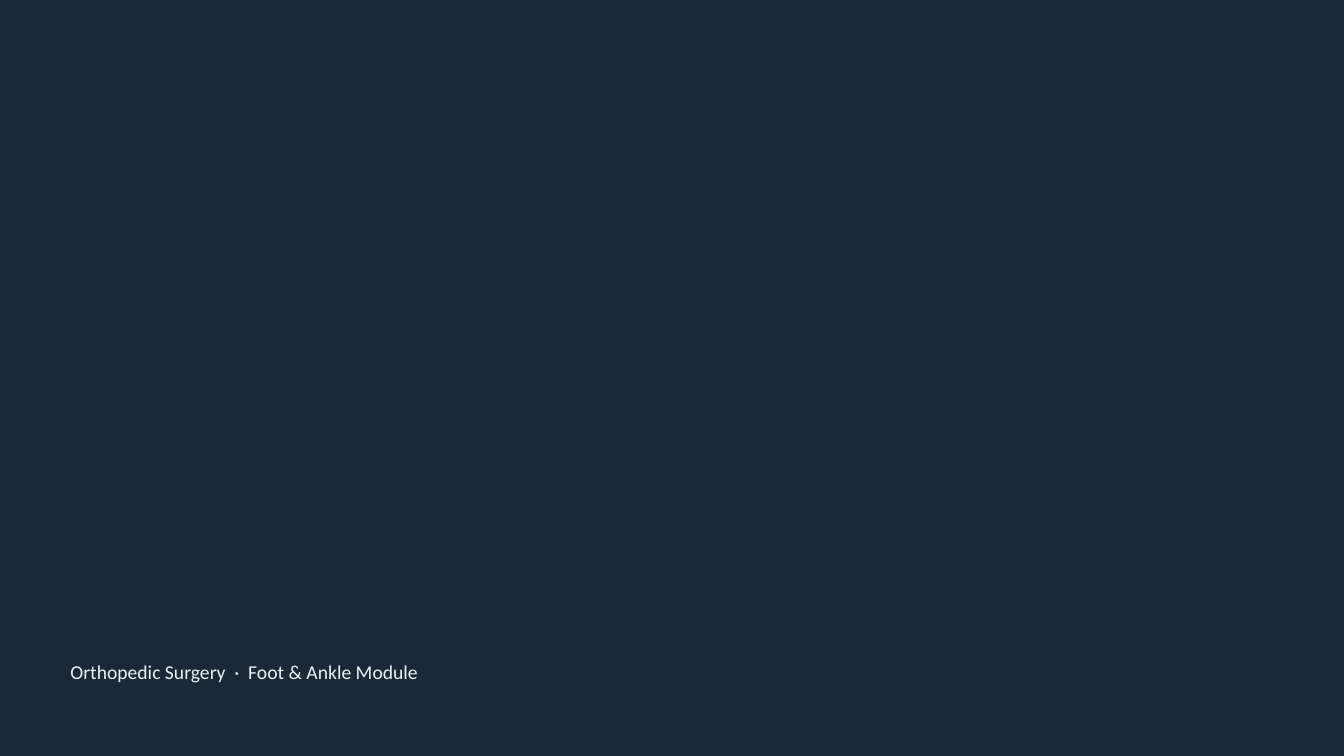
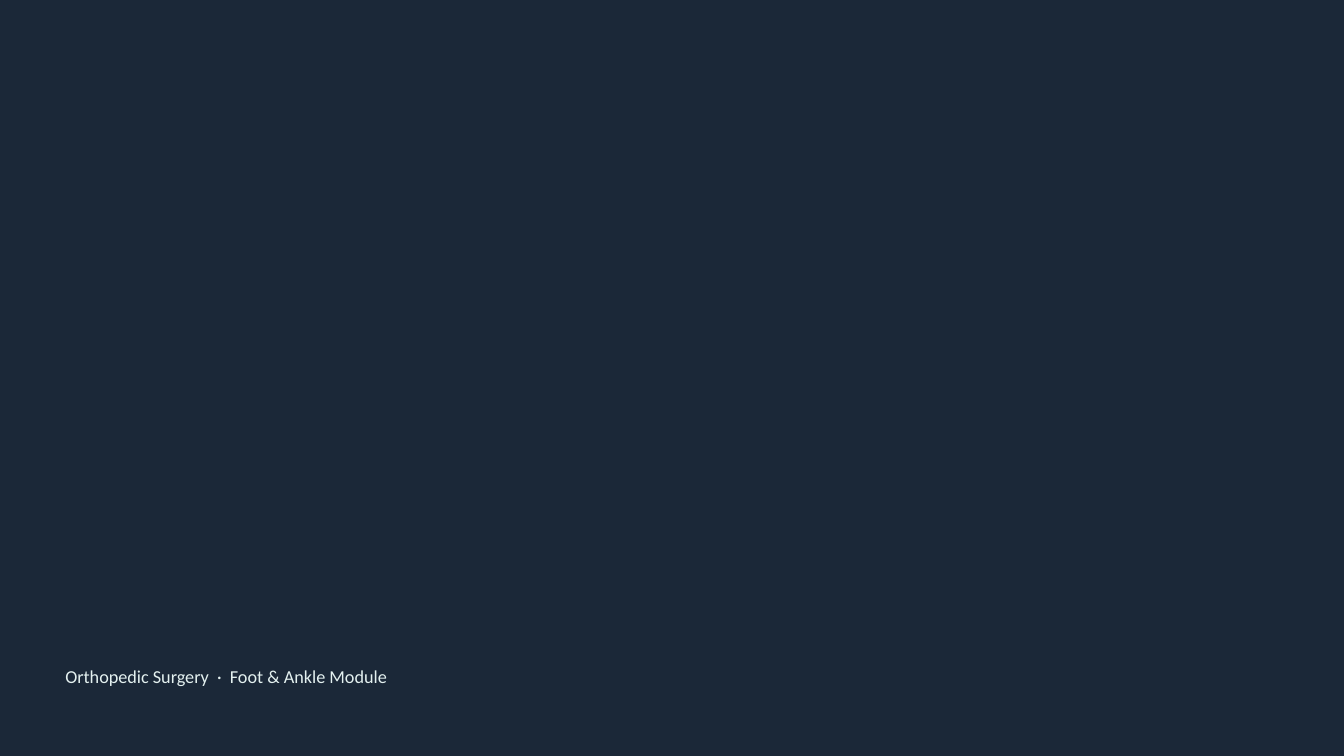
Before and after one commit to AhmedMohsen74/Ahmed-Mohsen-Mohamed, a slide deck: slide 1 of flatfoot-lecture/Flat_Foot_Kaplan_Orthopedic_Lecture.pptx. Drawn at 1344x756 pixels with LibreOffice and Linux fonts; fonts in the diff are those of the drawing; background and template pictures are left out; a plain dark background stands for a picture behind light text. Boxes give left, top, right and bottom in pixels: in the first picture for what was removed or moved away, otherwise in the second. Text is boxed around its words. In the diff, an @@ line names an element or a change of style, - is before the commit and + after.

```diff
--- a/flatfoot-lecture/Flat_Foot_Kaplan_Orthopedic_Lecture.pptx
+++ b/flatfoot-lecture/Flat_Foot_Kaplan_Orthopedic_Lecture.pptx
@@ text "Orthopedic Surgery · Foot & ..." at <box>65,670,386,686</box>: size 14 to 13 pt, text colour #E8F5F4 to #E4F1F0 @@
```
Also in this commit, not shown: 49 other slides changed, 14 other files.
